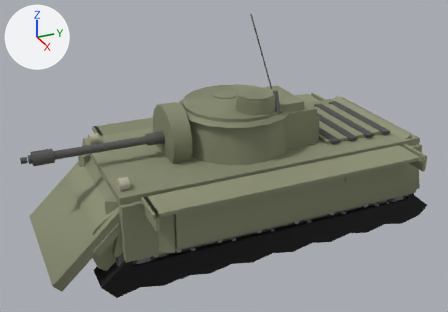
The glTF model client/assets/models/m4a3e2-jumbo.glb: old version first, new version second.
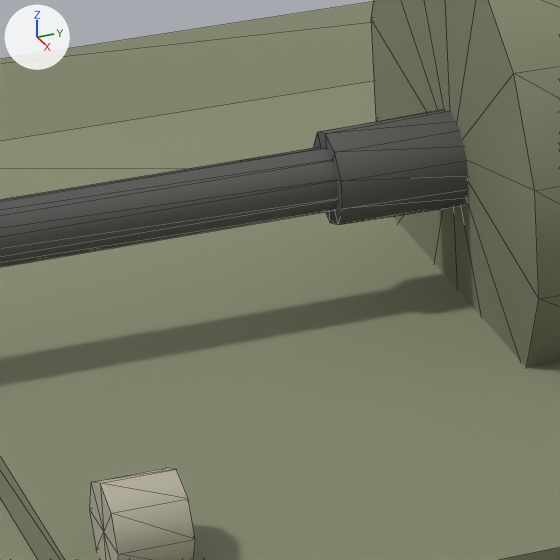
The first picture shows the older version from a camera (50 mm lens) standing at (9.78, -4.98, 6.56) and looking at (0.1, -0.62, 1.72). The close-ups show the older and then the newer version on the part from 23% to 39% of the width and 38% to 60% of the height of that picture. Only the edits that show in the close-ups are written down. The axes (+X, +Y, +Z) are drawn at upper left. The lights are the same throughout. The close-ups show mesh edges as thin lines. Where no turn or scale is listed for an object, it has been applied to the vertices. Vertices at exactly the same position are counted once.

Objects in the first close-up: 'barrel', 'glacis', 'hullSide', 'hullTop', 'mantlet'.
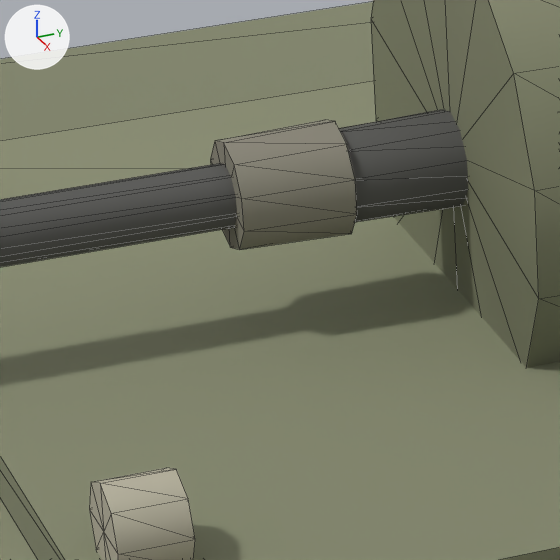
Where the change shows, as pixel boxes [x1, y1, x2, y2] in the close-ups (560 x 560 px):
part 1 of me_mesh_27, added
    after: [210, 120, 357, 250]

Diff of the bpy script that builds the scene:
```diff
--- a/client/assets/models/m4a3e2-jumbo.glb.py
+++ b/client/assets/models/m4a3e2-jumbo.glb.py
@@ me_mesh_27 @@
 # used by ob_barrel; location = (0.0, -1.55, 2.26)
-me_mesh_27.from_pydata(...)  # 96 vertices, 160 faces; spans x -0.12..0.12, y -2.67..0.04, z -0.12..0.12
+me_mesh_27.from_pydata(...)  # 120 vertices, 200 faces; spans x -0.13..0.13, y -2.67..0.04, z -0.14..0.14
+# me_mesh_27 part 1: the loose piece of 24 vertices spanning x -0.11..0.11, y -0.51..0.04, z -0.12..0.12 is copied, and the copy is scaled about its middle by (1.15, 0.473, 1.15), then moved by (0.0, -0.38, 0.0); it spans x -0.13..0.13, y -0.75..-0.49, z -0.14..0.14
 me_mesh_27.materials.append(mat_barrel_mat)
```
